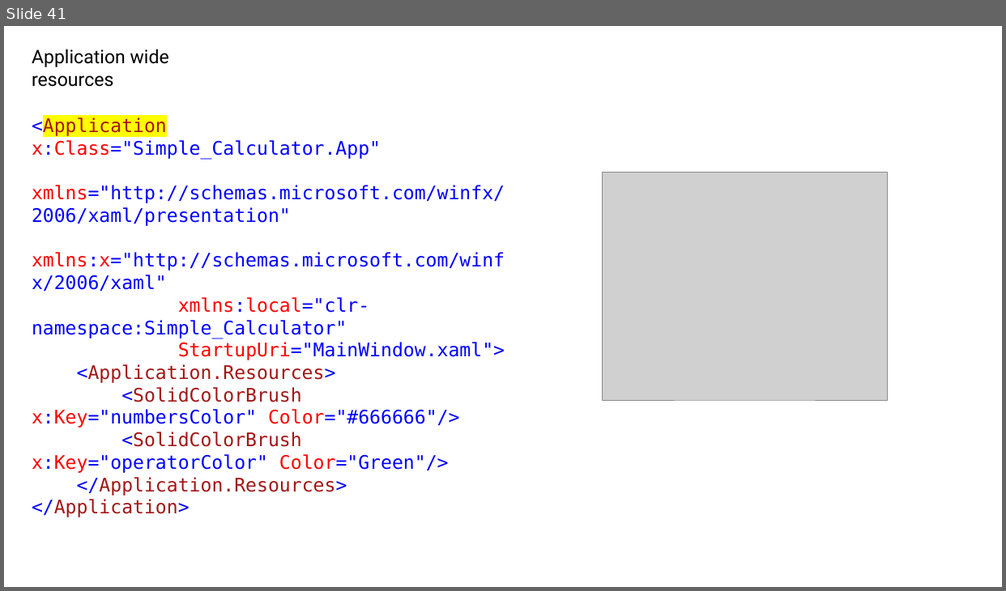
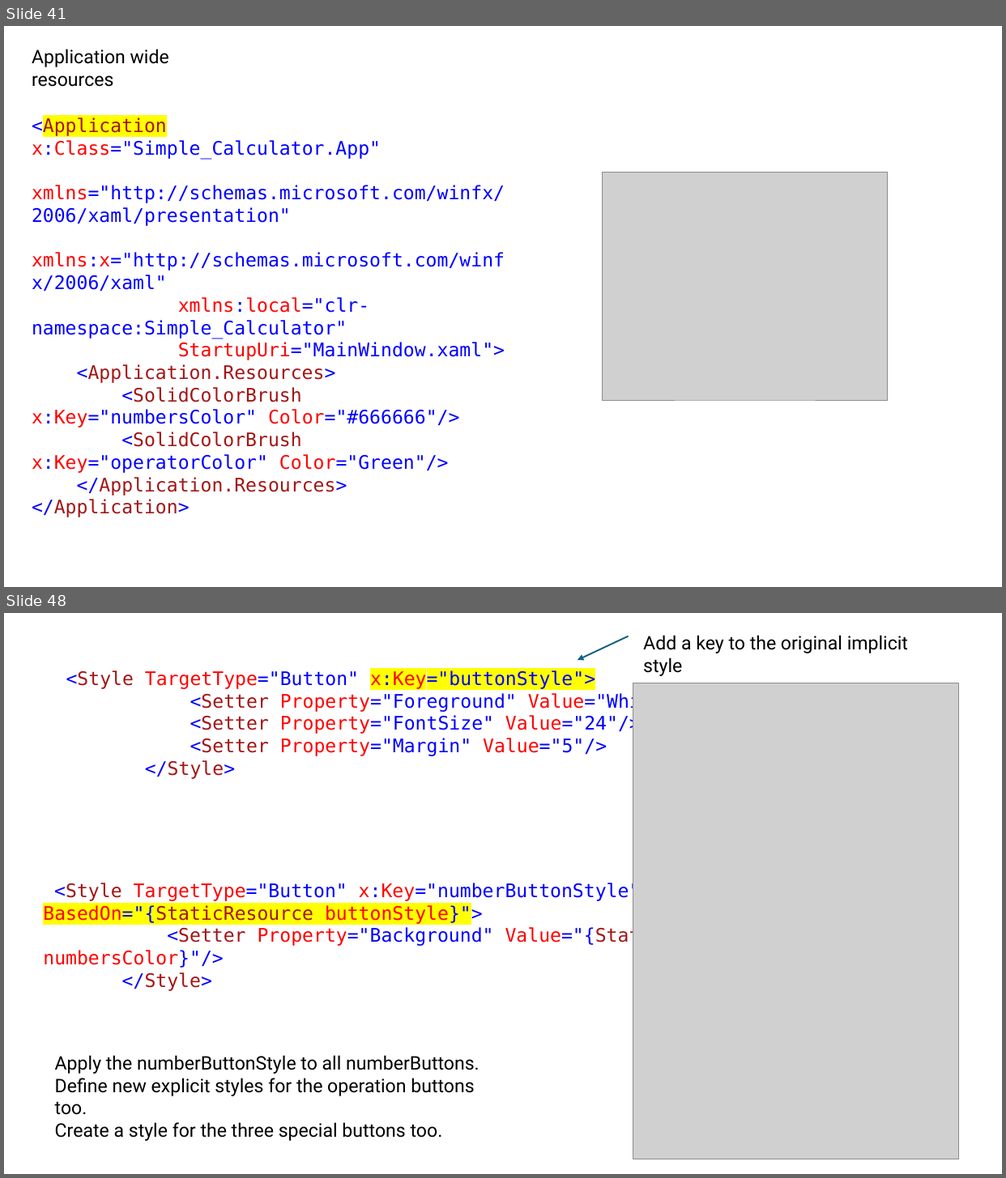
Before and after one commit to DanielZdebski/Simple-Calculator, a slide deck: Simple Calculator/presentation/My WPF notes.pptx. Shown one above the other, each under a label of ours: slide 41 before the commit, slides 41 and 48 after it; the slides between them are not shown. The pictures are 1006x591 and 1006x1178 pixels, drawn with LibreOffice and Linux fonts; fonts in the diff are those of the drawing; grey boxes stand for pictures. Boxes give left, top, right and bottom in pixels: in the first picture for what was removed or moved away, otherwise in the second. Text is boxed around its words. In the diff, an @@ line names an element or a change of style, - is before the commit and + after.

```diff
--- a/Simple Calculator/presentation/My WPF notes.pptx
+++ b/Simple Calculator/presentation/My WPF notes.pptx
@@ slide 48 added at [4, 613, 1002, 1174], background #FFFFFF @@
@@ arrow added from (629, 636) to (577, 660), #156082 1.5 pt @@
@@ text added at [643, 635, 908, 676], 18 pt, text #000000 @@
+Add a key to the original implicit style
@@ text added at [66, 670, 697, 779], 18 pt, text #0000FF @@
+<Style TargetType="Button" x:Key="buttonStyle">
+<Setter Property="Foreground" Value="White"/>
+<Setter Property="FontSize" Value="24"/>
+<Setter Property="Margin" Value="5"/>
+</Style>
@@ picture added at [633, 683, 958, 1161] @@
@@ text added at [43, 882, 753, 991], 18 pt, text #0000FF @@
+<Style TargetType="Button" x:Key="numberButtonStyle" BasedOn="{StaticResource buttonStyle}">
+<Setter Property="Background" Value="{StaticResource numbersColor}"/>
+</Style>
@@ text added at [55, 1055, 479, 1141], 18 pt, text #000000 @@
+Apply the numberButtonStyle to all numberButtons.
+Define new explicit styles for the operation buttons too.
+Create a style for the three special buttons too.
```
Also in this commit, not shown: 13 other slides added, 14 slides removed, 14 other files.
